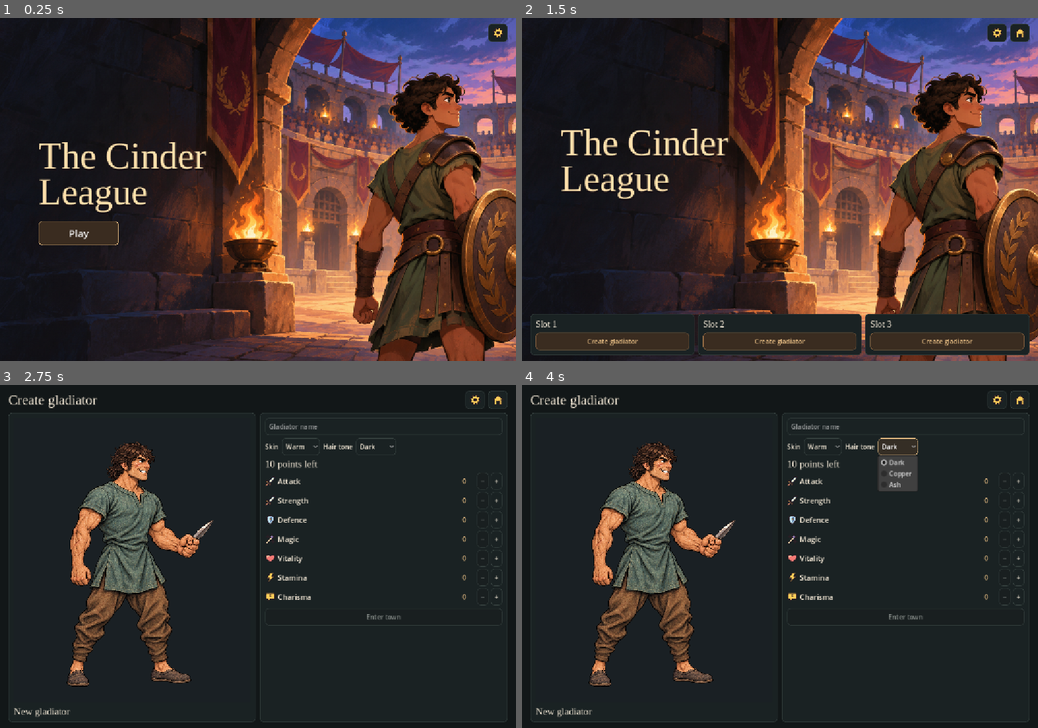
Above: before the commit, frames 1-4 (two rows, left to right).
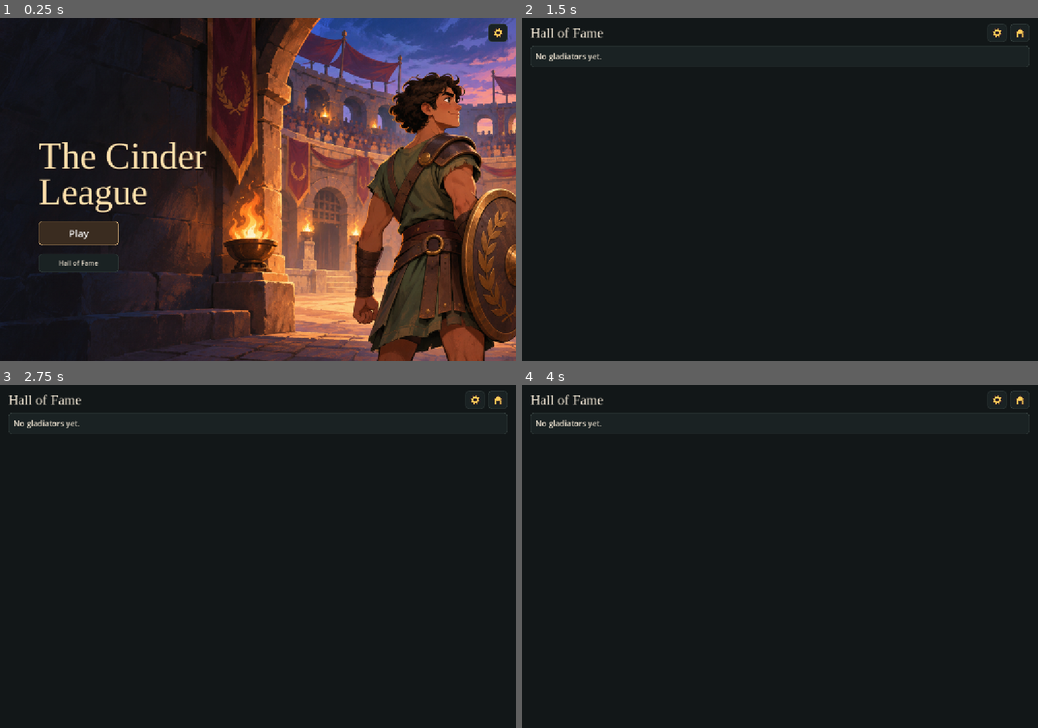
Above: after the commit, the same moments.

Repository: Cees-Kettenis/the-cinder-league
Game: Godot game, scene res://cinder_league.tscn
Same seed, same stepped clock (60 frames per second), same inputs: the game is played once before the commit and once after it.
Inputs (mouse positions are in pixels of both pictures, inside the frame that each line leads up to):
- Up to frame 1 (0.25 s): no input
- Up to frame 2 (1.5 s): click (599, 261) at 0.5 s, where only the run after the commit has a clickable "Hall of Fame"; click (599, 234) at 1.25 s, where only the run before the commit has a clickable "Play"
- Up to frame 3 (2.75 s): click (92, 707) at 2 s, where only the run before the commit has a clickable "Create gladiator"
- Up to frame 4 (4 s): click (821, 446) at 2.75 s, where only the run before the commit has a clickable "Warm"; click (898, 446) at 3.5 s, where only the run before the commit has a clickable "Dark"

The runs differ from the first frame. In frame 1, 0.1% of the frame differs, in the area x 7-23%, y 68-75%; in frame 2, 58%, in the area x 0-100%, y 0-100%; in frame 3, 10%; in frame 4, 11%.

Commit message:
Archive replaced careers and give town and rivals more life

Diff:
--- a/scripts/campaign.gd
+++ b/scripts/campaign.gd
@@ -4,6 +4,7 @@
 const SAVE_VERSION := 1
 const SLOT_COUNT := 3
 const FALLEN_DIR := "user://fallen"
+const RETIRED_DIR := "user://retired"
 var data: RefCounted
 var state: Dictionary = {}
 var slot := 0
@@ -16,9 +17,12 @@
 	return "user://gladiator_%s.json" % number
 
 func read_slot(number: int) -> Dictionary:
-	if not FileAccess.file_exists(path(number)):
+	return _read_save(path(number))
+
+func _read_save(file: String) -> Dictionary:
+	if not FileAccess.file_exists(file):
 		return {}
-	var parsed = JSON.parse_string(FileAccess.get_file_as_string(path(number)))
+	var parsed = JSON.parse_string(FileAccess.get_file_as_string(file))
 	if not parsed is Dictionary or parsed.get("version") != SAVE_VERSION or not parsed.get("stats") is Dictionary:
 		return {"invalid": true}
 	return parsed
@@ -47,14 +51,23 @@
 		save()
 	return true
 
-func create(number: int, name: String, skin: int, hair: int, stats: Dictionary) -> bool:
-	if number >= 1 and FileAccess.file_exists(path(number)) and not _archive_fallen(number):
-		return false
+func slot_revision(number: int) -> String:
+	return FileAccess.get_sha256(path(number)) if FileAccess.file_exists(path(number)) else ""
+
+func create(number: int, name: String, skin: int, hair: int, stats: Dictionary, replace_revision: String = "") -> bool:
+	if number >= 1 and FileAccess.file_exists(path(number)):
+		var revision := slot_revision(number)
+		if revision.is_empty() or revision != replace_revision:
+			save_error = "This slot changed. Choose Replace save again."
+			return false
+		if not _archive_save(number, revision):
+			return false
 	var previous_slot := slot
 	var previous_state := state
 	slot = number
 	state = {
 		"version": SAVE_VERSION, "name": name, "skin": skin, "hair": hair, "stats": stats.duplicate(),
+		"career_id": Crypto.new().generate_random_bytes(16).hex_encode() if number >= 1 else "",
 		"level": 1, "xp": 0, "gold": int(data.rules.starting_gold), "arena": 0, "complete": false,
 		"pending": false, "pending_points": 0, "tournament": 0, "bouts": 0, "snapshot": {}, "outcome": {}, "active_bout": {},
 		"scouted_bout": {}, "scouted_tournament": {}, "tournament_seed": "", "fallen": false,
@@ -70,21 +83,55 @@
 		return false
 	return true
 
-func _archive_fallen(number: int) -> bool:
-	if not read_slot(number).get("fallen", false):
-		save_error = "This slot already has a gladiator."
-		return false
+func _archive_save(number: int, fingerprint: String) -> bool:
 	var source := ProjectSettings.globalize_path(path(number))
-	var directory := ProjectSettings.globalize_path(FALLEN_DIR)
-	var fingerprint := FileAccess.get_sha256(source)
+	var directory := ProjectSettings.globalize_path(FALLEN_DIR if read_slot(number).get("fallen", false) else RETIRED_DIR)
 	var destination := directory.path_join("gladiator_%d_%s.json" % [number, fingerprint])
 	if not fingerprint.is_empty() and FileAccess.file_exists(destination) and FileAccess.get_sha256(destination) == fingerprint:
 		return true
 	if (fingerprint.is_empty() or DirAccess.make_dir_recursive_absolute(directory) != OK
 			or DirAccess.copy_absolute(source, destination) != OK or FileAccess.get_sha256(destination) != fingerprint):
-		save_error = "Couldn't archive the fallen gladiator."
+		save_error = "Couldn't archive the previous save."
 		return false
 	return true
+
+func hall_of_fame() -> Array[Dictionary]:
+	var scores: Array[Dictionary] = []
+	var seen := {}
+	for number in range(1, SLOT_COUNT + 1):
+		_add_record(path(number), false, seen, scores)
+	for directory in [FALLEN_DIR, RETIRED_DIR]:
+		var archive := DirAccess.open(directory)
+		if archive == null:
+			continue
+		for file in archive.get_files():
+			if file.ends_with(".json"):
+				_add_record(directory.path_join(file), true, seen, scores)
+	scores.sort_custom(func(left: Dictionary, right: Dictionary) -> bool:
+		for field in ["crowns", "level", "xp"]:
+			if left[field] != right[field]:
+				return left[field] > right[field]
+		return left.name.naturalnocasecmp_to(right.name) < 0)
+	return scores
+
+func _add_record(file: String, archived: bool, seen: Dictionary, scores: Array[Dictionary]) -> void:
+	var saved := _read_save(file)
+	if saved.is_empty() or saved.get("invalid", false):
+		return
+	var career: String = saved.get("career_id", "")
+	if career.is_empty():
+		career = FileAccess.get_sha256(file)
+	if seen.has(career):
+		return
+	seen[career] = true
+	var complete := bool(saved.get("complete", false))
+	var status := "Retired" if archived else "Active"
+	if saved.get("fallen", false):
+		status = "Fallen"
+	elif complete:
+		status = "Champion"
+	scores.append({"name": str(saved.get("name", "Gladiator")), "level": int(saved.get("level", 1)),
+		"xp": int(saved.get("xp", 0)), "crowns": int(saved.get("arena", 0)) + int(complete), "status": status})
 
 func save() -> void:
 	if slot < 1:
--- a/scripts/cinder_league.gd
+++ b/scripts/cinder_league.gd
@@ -10,6 +10,7 @@
 const Symbol = preload("res://scripts/ui_symbol.gd")
 const TITLE_ART = preload("res://art/title-splash.png")
 const TITLE_THEME = preload("res://audio/title-theme.ogg")
+const TOWN_THEME = preload("res://audio/town-theme.ogg")
 
 const SAND := Color("#e1b880")
 const TEXT := Color("#f3e8d6")
@@ -33,12 +34,14 @@
 var shell: VBoxContainer
 var content: VBoxContainer
 var title_art: TextureRect
-var title_music := AudioStreamPlayer.new()
+var music_player := AudioStreamPlayer.new()
 var music_enabled := true
+var town_music_enabled := true
 var serif: SystemFont
 var current_screen := ""
 var notification := ""
 var selected_slot := 0
+var replace_revision := ""
 var draft: Dictionary
 var draft_skin := 0
 var draft_hair := 0
@@ -87,9 +90,9 @@
 	elif settings.load("user://audio.cfg") == OK:
 		sound.enabled = bool(settings.get_value("audio", "enabled", true))
 	music_enabled = bool(settings.get_value("audio", "title_music", sound.enabled))
-	title_music.stream = TITLE_THEME
-	title_music.volume_db = -5.0
-	add_child(title_music)
+	town_music_enabled = bool(settings.get_value("audio", "town_music", sound.enabled))
+	music_player.volume_db = -5.0
+	add_child(music_player)
 	if get_window().mode in [Window.MODE_FULLSCREEN, Window.MODE_EXCLUSIVE_FULLSCREEN]:
 		display_mode = DisplayMode.FULLSCREEN
 	var color := ColorRect.new()
@@ -131,7 +134,8 @@
 	else:
 		match current_screen:
 			"menu", "town": _show_pause()
-			"slots": show_menu()
+			"slots", "hall": show_menu()
+			"create": _show_title(true)
 			"shop", "arena", "scout", "result": show_town()
 			_: return
 	get_viewport().set_input_as_handled()
@@ -277,7 +281,7 @@
 		shell.show()
 	current_screen = key
 	title_art.visible = key in ["menu", "slots"]
-	_sync_title_music.call_deferred()
+	_sync_music.call_deferred()
 	_apply_display_mode()
 	_clear(shell)
 	var nav := _row(shell, 8)
@@ -383,6 +387,10 @@
 	music.text = "Title music"
 	music.button_pressed = music_enabled
 	menu.add_child(music)
+	var town := CheckButton.new()
+	town.text = "Town music"
+	town.button_pressed = town_music_enabled
+	menu.add_child(town)
 	var save_notice := _settings_notice(menu)
 	effects.toggled.connect(func(enabled: bool) -> void:
 		sound.enabled = enabled
@@ -391,18 +399,28 @@
 		save_notice.visible = not _save_settings())
 	music.toggled.connect(func(enabled: bool) -> void:
 		music_enabled = enabled
-		_sync_title_music()
+		_sync_music()
 		save_notice.visible = not _save_settings())
-
-func _sync_title_music() -> void:
-	if music_enabled and current_screen in ["menu", "slots"]:
-		if not title_music.playing:
-			title_music.play()
-	elif title_music.playing:
-		title_music.stop()
+	town.toggled.connect(func(enabled: bool) -> void:
+		town_music_enabled = enabled
+		_sync_music()
+		save_notice.visible = not _save_settings())
+
+func _sync_music() -> void:
+	var wanted: AudioStream
+	if town_music_enabled and current_screen == "town":
+		wanted = TOWN_THEME
+	elif music_enabled and current_screen in ["menu", "slots", "hall"]:
+		wanted = TITLE_THEME
+	if music_player.stream != wanted:
+		music_player.stop()
+		music_player.stream = wanted
+	if wanted != null and not music_player.playing:
+		music_player.play()
 
 func _quit_game() -> void:
-	title_music.stop()
+	music_player.stop()
+	sound.stop()
 	# The mixer releases the looping stream after playback stops.
 	await get_tree().create_timer(.30).timeout
 	get_tree().quit()
@@ -424,6 +442,7 @@
 	settings.load(USER_SETTINGS)
 	settings.set_value("audio", "enabled", sound.enabled)
 	settings.set_value("audio", "title_music", music_enabled)
+	settings.set_value("audio", "town_music", town_music_enabled)
 	settings.set_value("display", "mode", display_mode)
 	return settings.save(USER_SETTINGS) == OK
 
@@ -488,6 +507,9 @@
 		play.size_flags_horizontal = SIZE_SHRINK_BEGIN
 		play.add_theme_font_size_override("font_size", 23)
 		play.grab_focus()
+		var hall := _button(lockup, "Hall of Fame", show_hall_of_fame)
+		hall.custom_minimum_size = Vector2(186, 43)
+		hall.size_flags_horizontal = SIZE_SHRINK_BEGIN
 		return
 	var slots := _row(content)
 	for number in range(1, Campaign.SLOT_COUNT + 1):
@@ -495,7 +517,9 @@
 		_fill(card.get_parent())
 		var saved: Dictionary = game.read_slot(number)
 		if saved.get("invalid", false):
+			_title(card, "Slot %d" % number, 21)
 			_label(card, "Save could not be opened", 17, RED)
+			_button(card, "Replace save", _confirm_replace.bind(number))
 		elif saved.is_empty():
 			_title(card, "Slot %d" % number, 21)
 			_button(card, "Create gladiator", _create_character.bind(number), true)
@@ -503,9 +527,59 @@
 			_title(card, "%s · Lv. %d" % [saved.name, saved.level], 19)
 			if saved.get("fallen", false):
 				_label(card, "Fallen", 16, RED)
-				_button(card, "New gladiator", _create_character.bind(number), true)
 			else:
 				_button(card, "Continue", _resume.bind(number), true)
+			_button(card, "Replace save", _confirm_replace.bind(number))
+
+func show_hall_of_fame() -> void:
+	_page("hall", "Hall of Fame")
+	var records: Array = game.hall_of_fame()
+	if records.is_empty():
+		_label(_card(content), "No gladiators yet.", 18)
+		return
+	_hall_row(_card(content, 0), "Gladiator", "Level", "Tournaments won", "Status", SAND)
+	var scroll := ScrollContainer.new()
+	scroll.horizontal_scroll_mode = ScrollContainer.SCROLL_MODE_DISABLED
+	content.add_child(scroll)
+	_fill(scroll, true)
+	var list := _column(scroll, 5)
+	_fill(list)
+	for index in records.size():
+		var record: Dictionary = records[index]
+		_hall_row(_card(list, 0), "%d. %s" % [index + 1, record.name], str(record.level), str(record.crowns),
+			record.status, SAND if record.status == "Champion" else TEXT)
+
+func _hall_row(parent: Control, gladiator: String, level: String, tournaments: String, status: String, color: Color) -> void:
+	var row := _row(parent, 10)
+	var label := _label(row, gladiator, 17, color)
+	label.text_overrun_behavior = TextServer.OVERRUN_TRIM_ELLIPSIS
+	_fill(label)
+	_label(row, level, 17, color).custom_minimum_size.x = 84
+	_label(row, tournaments, 17, color).custom_minimum_size.x = 162
+	_label(row, status, 17, color).custom_minimum_size.x = 100
+
+func _confirm_replace(number: int) -> void:
+	var revision: String = game.slot_revision(number)
+	if revision.is_empty():
+		_show_title(true)
+		return
+	var saved: Dictionary = game.read_slot(number)
+	var dialog := ConfirmationDialog.new()
+	dialog.theme = theme
+	dialog.title = "Replace save?"
+	if saved.get("invalid", false):
+		dialog.dialog_text = "Start a new gladiator in Slot %d? A copy of the previous save will be archived." % number
+	else:
+		dialog.dialog_text = "Start a new gladiator in Slot %d? %s's record will stay in the Hall of Fame." % [number, saved.name]
+	dialog.get_ok_button().text = "Replace save"
+	dialog.transient = true
+	dialog.exclusive = true
+	add_child(dialog)
+	dialog.confirmed.connect(_create_character.bind(number, revision))
+	dialog.visibility_changed.connect(func() -> void:
+		if not dialog.visible:
+			dialog.queue_free())
+	dialog.popup_centered()
 
 func _resume(number: int) -> void:
 	if not game.resume(number):
@@ -521,8 +595,9 @@
 	else:
 		show_town()
 
-func _create_character(number: int) -> void:
+func _create_character(number: int, revision: String = "") -> void:
 	selected_slot = number
+	replace_revision = revision
 	draft = data.stats_empty()
 	level_mode = false
 	draft_skin = 0
@@ -668,7 +743,7 @@
 		var chosen := name_input.text.strip_edges()
 		if chosen.is_empty():
 			return
-		if not game.create(selected_slot, chosen, draft_skin, draft_hair, draft):
+		if not game.create(selected_slot, chosen, draft_skin, draft_hair, draft, replace_revision):
 			creation_error.text = game.save_error
 			creation_error.show()
 			return
@@ -690,9 +765,12 @@
 	_town_destination(map, Rect2(1231, 291, 282, 356), "trophy", "Arena", show_arena)
 
 func _enter_shop(kind: String) -> void:
+	var entering := current_screen != "shop" or shop_type != kind
 	shop_type = kind
 	selected_item = ""
 	show_shop()
+	if entering and current_screen == "shop":
+		sound.play("shop_bell")
 
 func show_shop() -> void:
 	if game.is_fallen():
@@ -945,6 +1023,7 @@
 	stage.right_loadout = fighter.loadout
 	stage.rival_skin = int(fighter.get("skin", 0))
 	stage.rival_hair = int(fighter.get("hair", 0))
+	stage.rival_look = fighter.get("look", Data.rival_look(str(fighter.name).hash()))
 
 func _scout_bout(tournament: bool) -> void:
 	var offer: Dictionary = game.scout_bout(tournament, randi())
@@ -1047,7 +1126,7 @@
 	fight_generation += 1
 	current_screen = "battle"
 	title_art.hide()
-	_sync_title_music()
+	_sync_music()
 	shell.hide()
 	battle_layer = Control.new()
 	add_child(battle_layer)
--- a/scripts/data.gd
+++ b/scripts/data.gd
@@ -212,7 +212,12 @@
 	if round_index >= 0:
 		var definition: Dictionary = venue.tournament[round_index]
 		var boss: bool = definition.get("boss", false)
-		return opponent(definition, level, arena, null if boss else random)
+		var entrant := opponent(definition, level, arena, null if boss else random)
+		entrant.look = rival_look(str(definition.name).hash() if boss else seed_value)
+		if boss:
+			entrant.look.chest = 0 if arena == 0 else 2
+			entrant.look.helmet = entrant.look.chest
+		return entrant
 	var level_floor := 1 if arena == 0 else int(arenas[arena - 1].cap) + 1
 	var candidates: Array = venue.opponents
 	var style: Dictionary = candidates[random.randi_range(0, candidates.size() - 1)].duplicate()
@@ -223,7 +228,16 @@
 	if player_level > level_floor and random.randf() < .45:
 		player_level += -1 if random.randf() < .5 else 1
 	level = clampi(player_level, level_floor, level)
-	return opponent(style, level, arena, random)
+	var rival := opponent(style, level, arena, random)
+	rival.look = rival_look(seed_value)
+	return rival
+
+static func rival_look(seed_value: int) -> Dictionary:
+	# Keep the cosmetic draws independent of the stat and gear draws.
+	var outfit := RandomNumberGenerator.new()
+	outfit.seed = seed_value ^ 0x74c163bd
+	return {"chest": outfit.randi_range(0, 2), "helmet": outfit.randi_range(-1, 2),
+		"palette": outfit.randi_range(0, 4), "build": outfit.randi_range(90, 117)}
 
 func opponent(definition: Dictionary, level: int, arena: int, random: RandomNumberGenerator = null) -> Dictionary:
 	var scaling: float = rules.encounter_scaling
--- a/scripts/foley.gd
+++ b/scripts/foley.gd
@@ -17,6 +17,7 @@
 	"hellfire": preload("res://audio/hellfire.wav"),
 	"buy": preload("res://audio/buy.wav"),
 	"equip": preload("res://audio/equip.wav"),
+	"shop_bell": preload("res://audio/shop-bell.wav"),
 	"victory": preload("res://audio/victory.wav"),
 	"defeat": preload("res://audio/defeat.wav"),
 	"level_up": preload("res://audio/level_up.wav"),
--- a/scripts/stage.gd
+++ b/scripts/stage.gd
@@ -13,6 +13,18 @@
 const TOWN = preload("res://art/town.png")
 const STOCK = preload("res://art/stock.png")
 const WEAPONS = preload("res://art/weapons.png")
+const RIVAL_ARMOR = preload("res://art/rival-armor.png")
+const RIVAL_HELMETS := [
+	[Rect2(83, 70, 410, 302), Rect2(-91, -1023, 203, 166)],
+	[Rect2(588, 49, 333, 388), Rect2(-92, -1008, 170, 183)],
+	[Rect2(1080, 13, 361, 368), Rect2(-92, -1040, 174, 192)],
+]
+const RIVAL_CHESTS := [
+	[Rect2(42, 455, 432, 562), Rect2(-204, -831, 365, 451)],
+	[Rect2(555, 455, 408, 562), Rect2(-188, -835, 339, 455)],
+	[Rect2(1036, 449, 465, 567), Rect2(-214, -834, 387, 456)],
+]
+const RIVAL_PALETTES := [Color.WHITE, Color("#aabdf0"), Color("#d9a4a1"), Color("#b6e0cb"), Color("#e6c38a")]
 const WEAPON_SPRITES := {
 	"dagger": [0, Vector2(171, 350), .37],
 	"sword": [1, Vector2(137, 372), .51],
@@ -87,6 +99,7 @@
 var hair := 0
 var rival_skin := 0
 var rival_hair := 0
+var rival_look: Dictionary = {}
 var show_rival := true
 var arena := 0
 var positions: Array = [3, 7]
@@ -206,11 +219,12 @@
 	return catalog.get(id, {})
 
 func _avatar(feet: Vector2, height: float, gear: Dictionary, facing_left: bool, skin_index: int = 0, hair_index: int = 0,
-		lean: float = 0.0, arm: Vector2 = Vector2.ZERO, wrist: float = 0.0) -> void:
+		lean: float = 0.0, arm: Vector2 = Vector2.ZERO, wrist: float = 0.0, look: Dictionary = {}) -> void:
 	if height <= 0:
 		return
 	var scale_value := height / 1024.0
-	var body := Transform2D(-lean if facing_left else lean, feet).scaled_local(Vector2(-scale_value if facing_left else scale_value, scale_value))
+	var width := scale_value * clampf(float(look.get("build", 100)) / 100.0, .85, 1.2)
+	var body := Transform2D(-lean if facing_left else lean, feet).scaled_local(Vector2(-width if facing_left else width, scale_value))
 	draw_set_transform_matrix(body)
 	var shoulder := BASE_ORIGIN + SHOULDER * BASE_SCALE
 	var elbow := shoulder + ((ELBOW - SHOULDER) * BASE_SCALE).rotated(arm.x)
@@ -227,11 +241,19 @@
 			_mesh(GLADIATOR, mask, BASE_SIZE, BASE_ORIGIN, BASE_SCALE, skin_tint)
 	if hair_index > 0:
 		_mesh(GLADIATOR, HAIR_MASK, BASE_SIZE, BASE_ORIGIN, BASE_SCALE, HAIR_TINTS[hair_index])
-	_draw_armor(gear.get("armor", {}))
+	_draw_armor(gear.get("armor", {}), look)
 	draw_set_transform(Vector2.ZERO)
 
-func _draw_armor(armor: Dictionary) -> void:
+func _draw_armor(armor: Dictionary, look: Dictionary) -> void:
 	for slot in ["pants", "shoes", "chest", "helmet", "shield"]:
+		if not look.is_empty() and slot in ["chest", "helmet"]:
+			var sheet: Array = RIVAL_CHESTS if slot == "chest" else RIVAL_HELMETS
+			var index := int(look.get(slot, -1))
+			if index >= 0 and index < sheet.size():
+				var piece: Array = sheet[index]
+				var tint: Color = RIVAL_PALETTES[clampi(int(look.get("palette", 0)), 0, RIVAL_PALETTES.size() - 1)]
+				draw_texture_rect_region(RIVAL_ARMOR, piece[1], piece[0], tint)
+			continue
 		var item := _item(armor.get(slot, ""))
 		if item.is_empty():
 			continue
@@ -399,7 +421,7 @@
 			feet.y += height * .06 * fall
 			lean -= (1.53 if _lethal_hit() else .80) * fall
 			arm += Vector2(.24, .68) * fall
-	_avatar(feet, height, loadout, facing_left, skin_index, hair_index, lean, arm, wrist)
+	_avatar(feet, height, loadout, facing_left, skin_index, hair_index, lean, arm, wrist, rival_look if facing_left else {})
 
 func _draw_dust(at: Vector2, height: float, progress: float) -> void:
 	for index in 6:
--- a/tests/playtest.gd
+++ b/tests/playtest.gd
@@ -26,6 +26,7 @@
 	_check_saved_bout(data)
 	_check_scouting(data)
 	_check_defeats(data)
+	_check_save_replacement(data)
 	_check_saved_spell_faceoff(data)
 	_check_game_buttons()
 	await process_frame
@@ -198,13 +199,16 @@
 func _check_scouting(data: RefCounted) -> void:
 	var styles := {}
 	var names := {}
+	var outfits := {}
 	for seed_value in range(40, 64):
 		var rival: Dictionary = data.generate_opponent(6, 1, seed_value)
 		_check(rival == data.generate_opponent(6, 1, seed_value), "A seed should reproduce the same rival")
 		_check(rival.level in [5, 6, 7], "Regular rivals should stay within one level of the player and inside the arena")
 		styles[rival.style] = true
 		names[rival.name] = true
+		outfits[Vector3i(rival.look.chest, rival.look.helmet, rival.look.palette)] = true
 	_check(styles.size() > 1 and names.size() > 1, "Different seeds should generate varied regular rivals")
+	_check(outfits.size() >= 12, "Regular rivals should mix many visible cosmetic outfits")
 	var campaign := Campaign.new(data)
 	campaign.create(0, "Gladiator", 0, 0, data.build_stats("weapon", 10))
 	campaign.state.level = 4
@@ -270,6 +274,32 @@
 	campaign.settle(1)
 	_check(not campaign.is_fallen() and campaign.can_scout(false) and not campaign.retry_bout(false),
 		"A tournament fight started before lethal rules should finish without a surprise death")
+
+func _check_save_replacement(data: RefCounted) -> void:
+	var campaign := Campaign.new(data)
+	var number := int(Time.get_unix_time_from_system() * 1000000)
+	var gladiator := "Retired %d" % number
+	var stats: Dictionary = data.build_stats("weapon", 10)
+	if not _check(campaign.create(number, gladiator, 0, 0, stats), "The replacement fixture should save"):
+		return
+	campaign.state.level = 5
+	campaign.state.arena = 1
+	campaign.save()
+	var previous := campaign.slot_revision(number)
+	_check(not campaign.create(number, "Newcomer", 0, 0, stats), "An occupied slot needs confirmation before replacement")
+	campaign.state.xp += 1
+	campaign.save()
+	_check(not campaign.create(number, "Newcomer", 0, 0, stats, previous), "A changed save must be confirmed again")
+	var current := campaign.slot_revision(number)
+	var archive := Campaign.RETIRED_DIR.path_join("gladiator_%d_%s.json" % [number, current])
+	_check(campaign.create(number, "Newcomer", 0, 0, stats, current), "A confirmed replacement should start a new career")
+	_check(campaign.read_slot(number).name == "Newcomer" and FileAccess.get_sha256(archive) == current,
+		"Replacing a save should keep an exact copy of the previous career")
+	var records := campaign.hall_of_fame().filter(func(entry: Dictionary) -> bool: return entry.name == gladiator)
+	_check(records.size() == 1 and records[0].crowns == 1 and records[0].status == "Retired",
+		"The retired career should retain its tournament win in the Hall of Fame")
+	DirAccess.remove_absolute(ProjectSettings.globalize_path(archive))
+	DirAccess.remove_absolute(ProjectSettings.globalize_path(campaign.path(number)))
 
 func _check_saved_spell_faceoff(data: RefCounted) -> void:
 	var number := int(Time.get_unix_time_from_system() * 1000000)
Binary file added: art/rival-armor.png
Not shown, added: art/rival-armor.png.import
Not shown, added: audio/shop-bell.wav.import
Not shown, added: audio/town-theme.ogg.import
Not shown, added: audio/shop-bell.wav
Not shown, added: audio/town-theme.ogg
